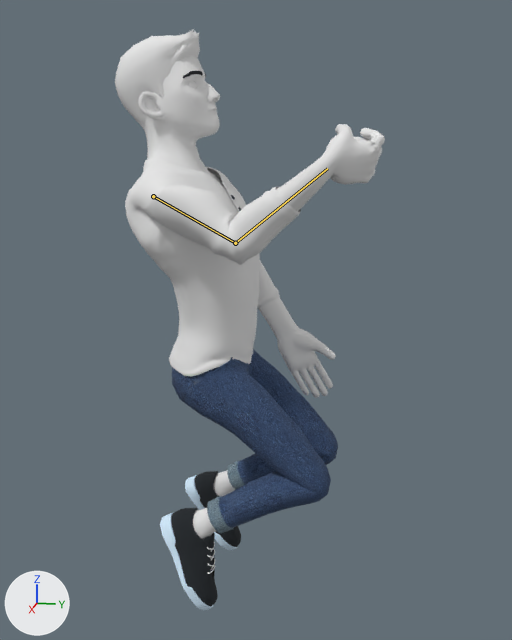
Before and after pictures for a commit that changed the glTF model Asset/Model/Character/Player/Player.gltf.
Camera for both pictures: a camera (50 mm lens) standing at (1.832, 0.512, 1.059) and looking at (0.017, 0.149, 0.605). Lighting does not change. The marker at lower left points along +X, +Y and +Z. The first picture is the older version. Both versions are drawn at frame 40 of the action 'UseItem_Crouch'; the numbers are the values there. The bones that change are drawn over the model as lines.
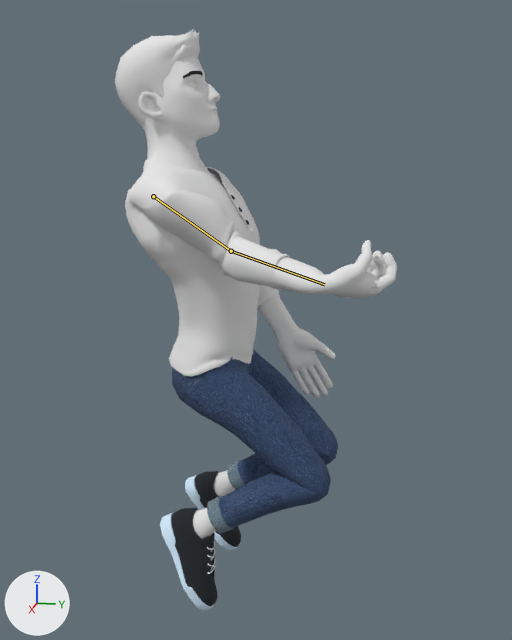
What changed in the scene script:
```text
Change bone_mixamorig1_rightarm_094:
    where bone_mixamorig1_rightarm_094 = bpy.data.objects['Object_6'].pose.bones['mixamorig1:RightArm_094']  # child of 'mixamorig1:RightShoulder_093'
    bone_mixamorig1_rightarm_094.rotation_quaternion: (0.427, 0.706, 0.555, 0.106) -> (0.41, 0.79, 0.414, 0.191)  # degrees (130, 19, 68) -> degrees (126, 2, 54)
Change bone_mixamorig1_rightforearm_095:
    where bone_mixamorig1_rightforearm_095 = bpy.data.objects['Object_6'].pose.bones['mixamorig1:RightForeArm_095']  # child of 'mixamorig1:RightArm_094'
    bone_mixamorig1_rightforearm_095.rotation_quaternion: (0.776, 0.503, 0.378, -0.051) -> (0.775, 0.229, 0.53, -0.258)  # degrees (74, 40, 23) -> degrees (14, 70, -27)
```

Changed parts and their boxes [x1, y1, x2, y2] in the pictures (512 x 640 px):
'Object_222', posed (6% narrower)
    before: [125, 159, 301, 377]
    after: [125, 159, 290, 377]
'Object_242', posed (9% wider, 42% shorter)
    before: [258, 124, 385, 398]
    after: [258, 240, 397, 398]
bone 'mixamorig1:RightArm_094', root to tip
    before: (153, 196) to (235, 243)
    after: (153, 196) to (231, 251)
bone 'mixamorig1:RightForeArm_095', root to tip
    before: (235, 243) to (327, 168)
    after: (231, 251) to (324, 284)
